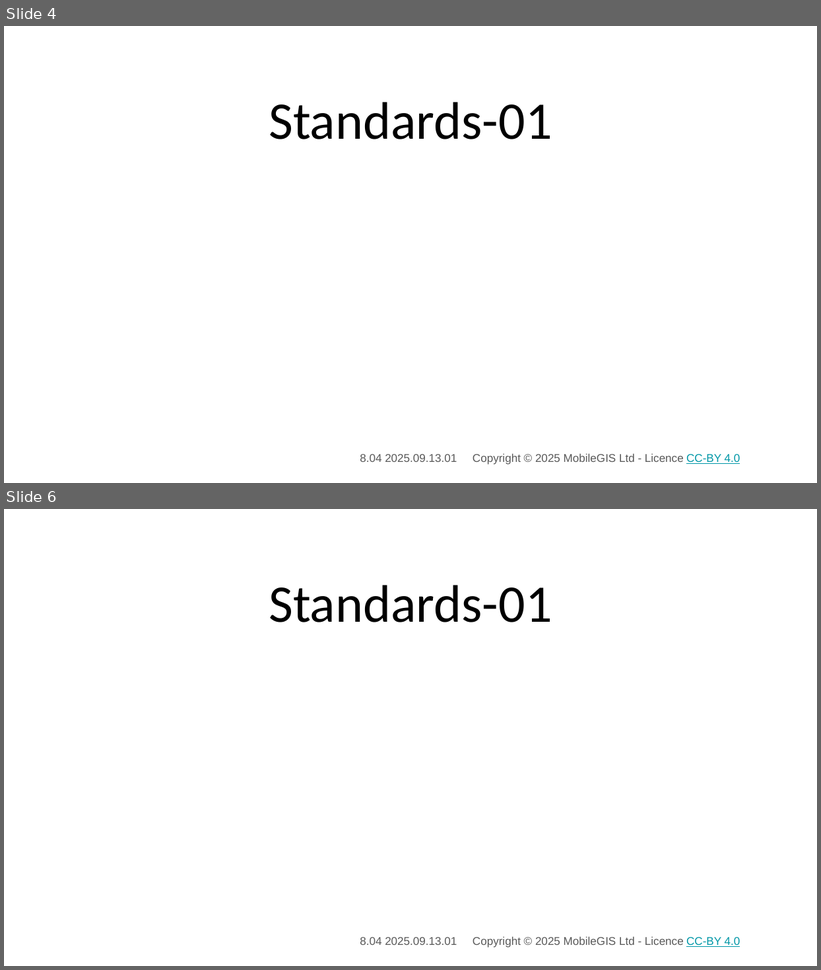
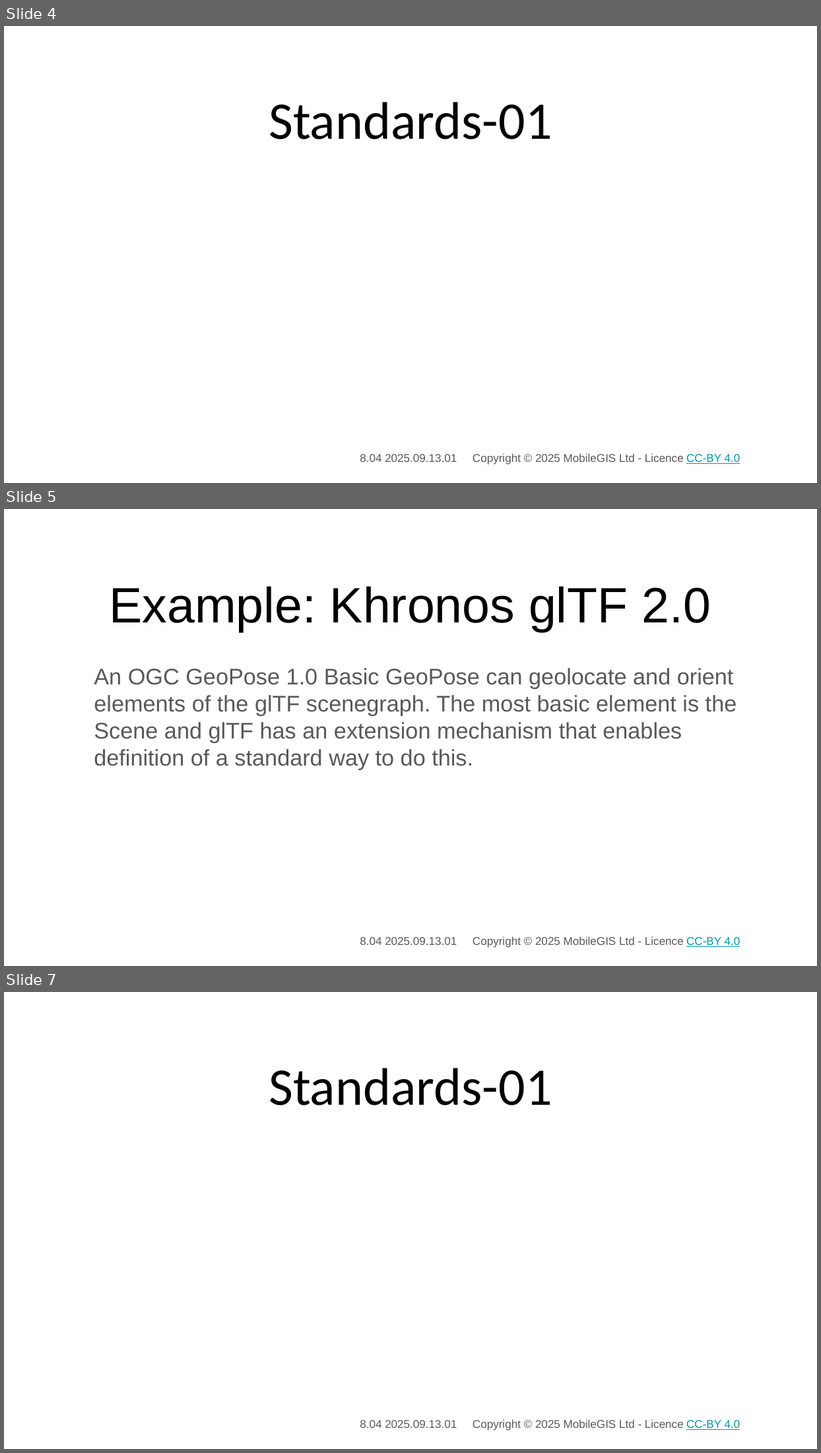
Before and after one commit to 3DXScape/PoseBits, a slide deck: Slides/Standards/Pose_Standards_01.pptx. Shown one above the other, each under a label of ours: slides 4 and 6 before the commit, slides 4, 5 and 7 after it; the slides between them are not shown. The pictures are 821x970 and 821x1453 pixels, drawn with LibreOffice and Linux fonts; fonts in the diff are those of the drawing; background and template pictures are left out. Boxes give left, top, right and bottom in pixels: in the first picture for what was removed or moved away, otherwise in the second. Text is boxed around its words. In the diff, an @@ line names an element or a change of style, - is before the commit and + after.

```diff
--- a/Slides/Standards/Pose_Standards_01.pptx
+++ b/Slides/Standards/Pose_Standards_01.pptx
@@ slide 5 added at <box>4,509,817,966</box>, background #FFFFFF; not listed: 1 template element that a slide beside it also shows @@
@@ title added at <box>109,586,711,632</box>, 44 pt, text #000000 @@
+Example: Khronos glTF 2.0
@@ subtitle added at <box>94,668,737,770</box>, 20 pt, text #595959 @@
+An OGC GeoPose 1.0 Basic GeoPose can geolocate and orient elements of the glTF scenegraph. The most basic element is the Scene and glTF has an extension mechanism that enables definition of a standard way to do this.
@@ what was slide 6 is now slide 7 @@
```
Also in this commit, not shown: 2 slides changed, 1 other slide added, 1 slide removed, 2 other files.
